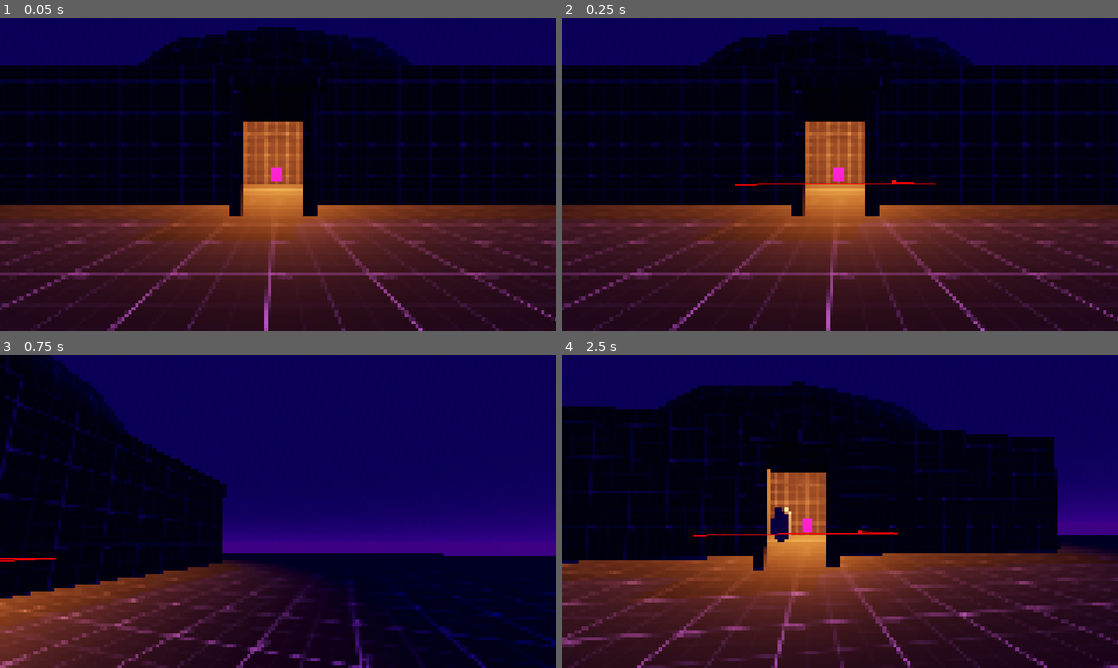
Above: before the commit, frames 1-4 (two rows, left to right).
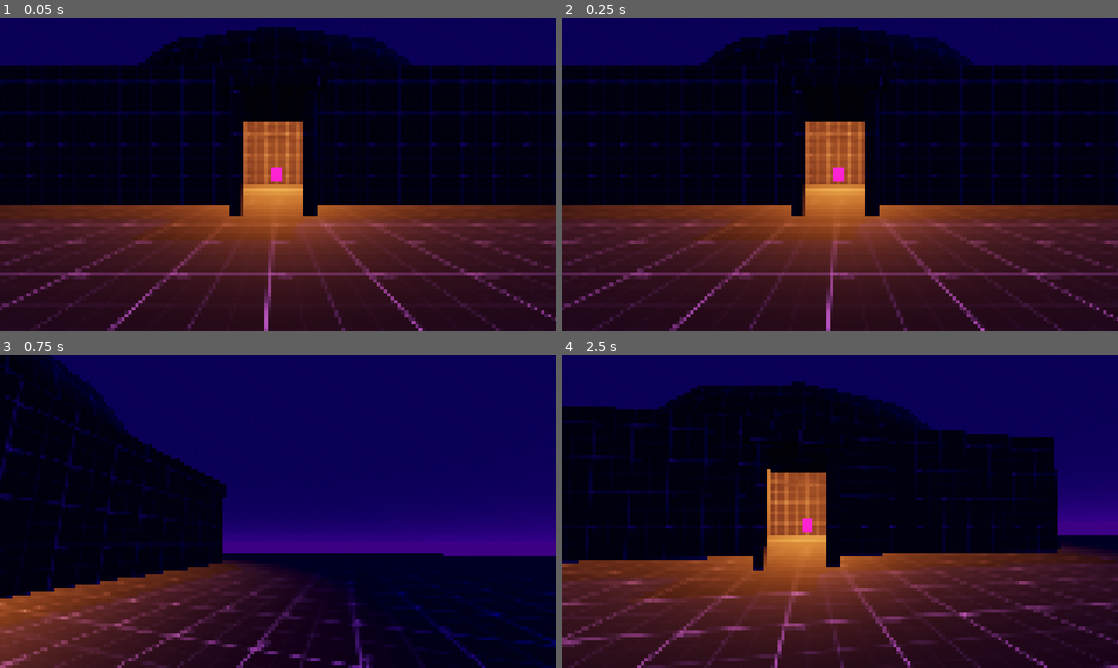
Above: after the commit, the same moments.

Repository: VaporeonLover28/Chrysopoeia
Game: Godot game, scene res://world.tscn
Same seed, same stepped clock (60 frames per second), same inputs: the game is played once before the commit and once after it.
Inputs (mouse positions are in pixels of both pictures, inside the frame that each line leads up to):
- Up to frame 1 (0.05 s): no input
- Up to frame 2 (0.25 s): no input
- Up to frame 3 (0.75 s): tap Enter at 0.5 s; move the mouse to (400, 495) at 0.52 s; tap A (a) at 0.6 s
- Up to frame 4 (2.5 s): tap D (d) at 0.8, 1.35 s; tap Space at 1.25 s; move the mouse to (812, 511) at 1.27 s; tap E (e) at 1.55, 2.1 s; tap Enter at 2 s; move the mouse to (851, 505) at 2.02 s; tap S (s) at 2.3 s

Frame 1 is identical in both runs. In frame 2, 0.1% of the frame differs, in the area x 31-68%, y 51-54%; in frame 3, less than 0.1%; in frame 4, 0.5%, in the area x 23-61%, y 48-60%.

Commit message:
actually there something the work
bem eu reparei uns erros que devo consertar mas é só umzinho

Diff:
--- a/gamble_spot.gd
+++ b/gamble_spot.gd
@@ -5,7 +5,7 @@
 @onready var marker: Marker3D = $marker
 @onready var sit_positions: Node = $"Sit positions"
 #camera transition vars
-var is_pulling : bool
+var is_pulling : bool = false
 var chosen_sitting_transition: Marker3D
 #export varibles to change depending on the game
 @export var chair_postion_list : Array[Array]
@@ -24,8 +24,7 @@
 
 # Called when the node enters the scene tree for the first time.
 func _interact_GambleSpot(object_ref):
-	print(chair_postion_list)
-	if _ASAT() != true:
+	if _ASAT() != true and is_pulling == false:
 			#makes player sit
 			#checks for marker with the smallest postion distance to the player so he can sit, removing the spot from the pool
 			chosen_sitting_transition = null
@@ -37,41 +36,39 @@
 					chosen_sitting_position = item
 					smallest_distance = object_ref.global_position.distance_to(sit_positions.get_child(item).global_position)
 			chair_postion_list[chosen_sitting_position][1] = false
+			print(chair_postion_list[chosen_sitting_position][1])
 			if object_ref.name == "Player":
 				chosen_sitting_transition = sit_positions.get_child(chosen_sitting_position)
 				save_player_ref = object_ref
 				_camera_transition(object_ref)
-				await get_tree().create_timer(0.2).timeout
+				object_ref.global_position = chosen_sitting_transition.global_position
+				player_is_sitting = true
 				Globals.player_interacting = true
-				player_is_sitting = true
 
 func _cancel_interact_GambleSpot(object_ref):
-	print(chair_postion_list)
 	for item in sit_positions.get_child_count():
-		if sit_positions.get_child(item).global_position.distance_to(camera.global_position - Vector3(0, 1.2, 0)) <= 0.1:
+		if sit_positions.get_child(item).global_position.distance_to(object_ref.global_position) <= 0.2:
 			chair_postion_list[item][1] = true
+			print(chair_postion_list)
 	if object_ref == save_player_ref:
 		player_is_sitting = false
-		save_player_ref = null
+	save_player_ref = null
 
 
 func _camera_transition(player) -> void:
 	is_pulling = true
-	Globals.player_is_in_camera_animation = true
 	player.camera.current = false
 	camera.global_position = player.camera.global_position
 	camera.rotation = player.camera.rotation
 	camera.current = true
 
-func _process(delta: float) -> void:
+func _physics_process(delta: float) -> void:
 	if is_pulling == true:
-		print("pull camera")
 		_pull_camera()
-	if Input.is_action_just_pressed("e") and player_is_sitting == true and is_pulling == false:
+	if Input.is_action_just_pressed("e") and player_is_sitting == true:
 		_cancel_interact_GambleSpot(save_player_ref)
 
 func _pull_camera():
-	print("is pulling")
 	camera.global_position = lerp(camera.global_position, chosen_sitting_transition.global_position + Vector3(0, 1.2, 0), get_process_delta_time() * 3)
 	camera.look_at($CSGBox3D.global_position)
 	if chosen_sitting_transition.global_position.distance_to(camera.global_position - Vector3(0, 1.2, 0)) <= 0.1:
@@ -92,3 +89,8 @@
 
 func _start_game():
 	pass
+
+func see_if_npc_can_sit():
+	for item in sit_positions.get_child_count():
+			if chair_postion_list[item][1] != false :
+					return sit_positions.get_child(item)
--- a/interactable_object.gd
+++ b/interactable_object.gd
@@ -5,20 +5,21 @@
 @export var object_class : String
 
 func _interact(pass_interact_parameter : Array = [], pass_cancel_interact_parameter : Array = []):
-	match pass_interact_parameter.size():
-		0:
-			call("_interact_" + object_class)
-		1:
-			call("_interact_" + object_class, pass_interact_parameter[0])
-		2:
-			call("_interact_" + object_class, pass_interact_parameter[0], \
-			pass_interact_parameter[1])
-		3:
-			call("_interact_" + object_class, \
-			 pass_interact_parameter[0], \
-			 pass_interact_parameter[1], pass_interact_parameter[2])
-		4:
-			call("_interact_" +object_class, \
+	if Globals.player_interacting == false:
+		match pass_interact_parameter.size():
+			0:
+				call("_interact_" + object_class)
+			1:
+				call("_interact_" + object_class, pass_interact_parameter[0])
+			2:
+				call("_interact_" + object_class, pass_interact_parameter[0], \
+				pass_interact_parameter[1])
+			3:
+				call("_interact_" + object_class, \
 				 pass_interact_parameter[0], \
-				 pass_interact_parameter[1], pass_interact_parameter[2], \
-				 pass_interact_parameter[3])
+				 pass_interact_parameter[1], pass_interact_parameter[2])
+			4:
+				call("_interact_" +object_class, \
+					 pass_interact_parameter[0], \
+					 pass_interact_parameter[1], pass_interact_parameter[2], \
+					 pass_interact_parameter[3])
--- a/npc.gd
+++ b/npc.gd
@@ -6,13 +6,15 @@
 @onready var leave_interaction: Timer = $"Leave Interaction"
 @onready var all_interactable_spots: Node = $"../NavigationRegion3D/All Interactable Spots"
 var is_on_interaction : bool = false
-var targeted_interactable_object: InteractableObject = null
+var is_going_to_interaction : bool = false
+var targeted_position_is = null
+var targeted_position_vector = Vector3(0,0,0)
 
 func _ready() -> void:
 	await get_tree().create_timer(randf())
 	idle.start()
 
-func _process(delta: float) -> void:
+func _physics_process(delta: float) -> void:
 	if not is_on_floor():
 		velocity.y += 9.8 * delta
 
@@ -20,46 +22,63 @@
 	var local_destino = destino - global_position
 	var dir = local_destino.normalized()
 	velocity = dir * 2
+
+	if is_going_to_interaction == false:
+		_walk_to(targeted_position_vector)
+
+	if targeted_position_is == InteractableObject:
+		_go_to_interactable_object()
+
 	move_and_slide()
 
 func _walk_to(target_positon : Vector3):
-
 	nav.set_target_position(target_positon)
 
 func _go_to_interactable_object():
-	#gets a random interactable_object
-	if is_on_interaction == false:
-		targeted_interactable_object = all_interactable_spots.get_children().pick_random()
-		if targeted_interactable_object is GambleSpot:
-			_walk_to(\
-			targeted_interactable_object.get_node("Sit positions").get_children().pick_random().global_position)
-		else:
-			_walk_to(targeted_interactable_object.global_position)
+	is_going_to_interaction = true
+	if nav.distance_to_target() == 0:
+		targeted_position_is._interact([self])
+		leave_interaction.start()
+		is_going_to_interaction = false
+		print("estou jogando")
+	while targeted_position_is.see_if_npc_can_sit() == true:
+		return
+	if targeted_position_is.see_if_npc_can_sit() == true:
+		targeted_position_is = all_interactable_spots.get_children().pick_random()
+		targeted_position_vector = \
+		 targeted_position_is.get_node("Sit positions").get_children().pick_random().global_position
+	else:
+		idle.start()
+		_walk_to_random(-10, 10, -15.5, 1.5)
+		is_going_to_interaction = false
 
-		await nav.navigation_finished
-		print("hum")
-		targeted_interactable_object._interact([self])
-		leave_interaction.start()
 
+func chose_interactable_object():
+	targeted_position_is = all_interactable_spots.get_children().pick_random()
+	if targeted_position_is is GambleSpot:
+		targeted_position_vector = \
+		 targeted_position_is.get_node("Sit positions").get_children().pick_random().global_position
+	else:
+		targeted_position_vector = targeted_position_is.global_position
 
 func _walk_to_random(min_x, max_x, min_z, max_z):
 	var random_positon := Vector3.ZERO
 	random_positon.x = randf_range(min_x, max_x)
 	random_positon.z = randf_range(min_z, max_z)
-	_walk_to(random_positon)
+	targeted_position_vector = random_positon
 
 func _on_nav_navigation_finished() -> void:
-	if is_on_interaction == false:
+	if is_going_to_interaction == false and is_on_interaction == false:
 		idle.start()
 
 func _on_idle_timeout() -> void:
 	_walk_to_random(-10, 10, -15.5, 1.5)
 
 func _leave_interaction():
-	if is_on_interaction == false:
-		if targeted_interactable_object is GambleSpot:
-			targeted_interactable_object._cancel_interact_GambleSpot([self])
-		is_on_interaction = false
-		idle.start()
-		targeted_interactable_object
-		targeted_interactable_object = null
+	print("tentei sair")
+	if targeted_position_is is GambleSpot:
+		targeted_position_is._cancel_interact_GambleSpot(self)
+	is_on_interaction = false
+	idle.start()
+	targeted_interactable_object_timer.start()
+	_walk_to_random(-10, 10, -15.5, 1.5)
--- a/npc.tscn
+++ b/npc.tscn
@@ -11,11 +11,11 @@
 script = ExtResource("1_ideak")
 
 [node name="Leave Interaction" type="Timer" parent="."]
-wait_time = 10.0
+wait_time = 5.0
 one_shot = true
 
 [node name="Targeted Interactable Object Timer" type="Timer" parent="."]
-wait_time = 0.2
+wait_time = 2.0
 one_shot = true
 autostart = true
 
@@ -37,6 +37,6 @@
 shape = SubResource("CapsuleShape3D_xxcha")
 
 [connection signal="timeout" from="Leave Interaction" to="." method="_leave_interaction"]
-[connection signal="timeout" from="Targeted Interactable Object Timer" to="." method="_go_to_interactable_object"]
+[connection signal="timeout" from="Targeted Interactable Object Timer" to="." method="chose_interactable_object"]
 [connection signal="navigation_finished" from="nav" to="." method="_on_nav_navigation_finished"]
 [connection signal="timeout" from="idle" to="." method="_on_idle_timeout"]
--- a/player.gd
+++ b/player.gd
@@ -59,6 +59,7 @@
 
 	if Input.is_action_just_pressed("e") and Globals.player_interacting == false:
 		_interact_object()
+
 	elif Input.is_action_just_pressed("e") and Globals.player_interacting == true:
 		_cancel_interaction()
 
